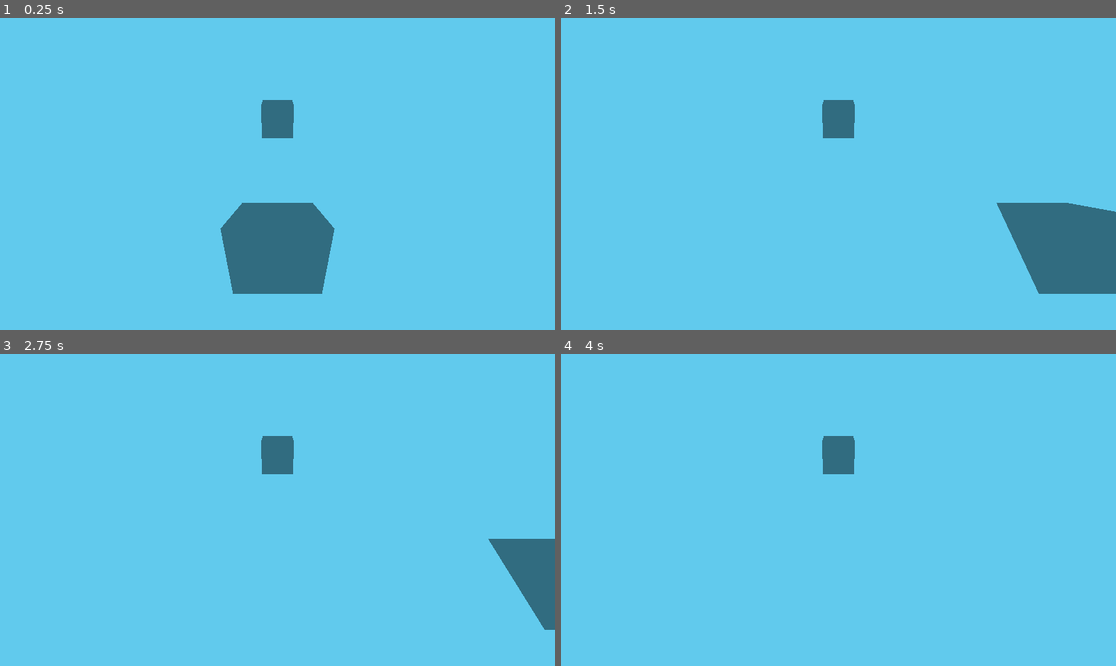
Above: before the commit, frames 1-4 (two rows, left to right).
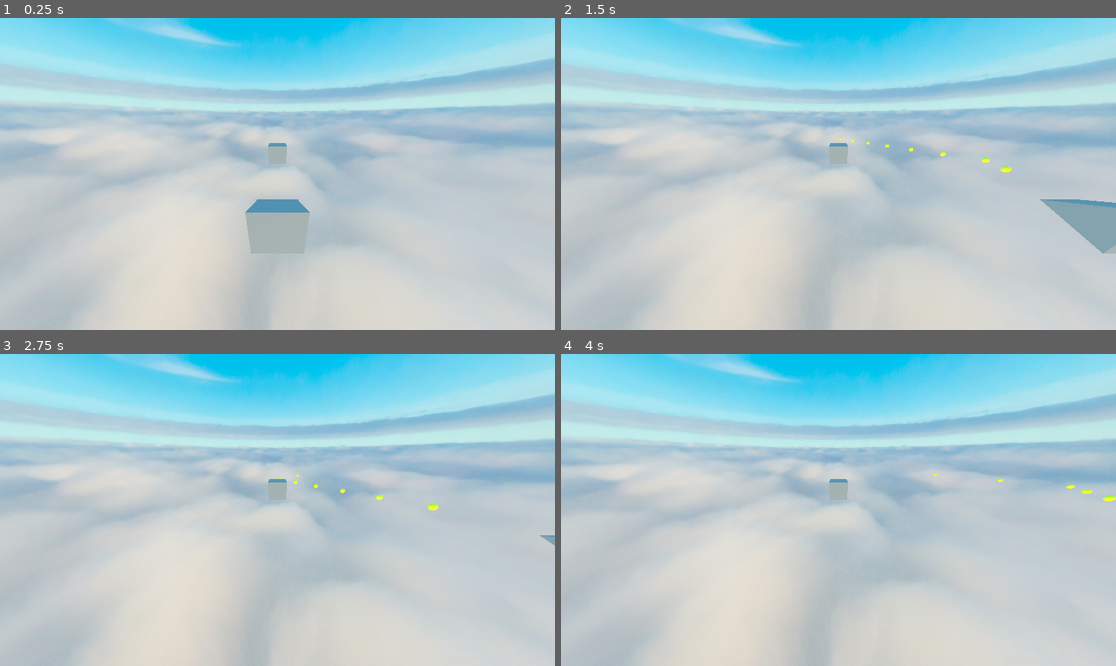
Above: after the commit, the same moments.

Repository: TimurBysky/fighter_arcade
Game: Godot game, scene res://level.tscn
Same seed, same stepped clock (60 frames per second), same inputs: the game is played once before the commit and once after it.
Inputs:
- Up to frame 1 (0.25 s): no input
- Up to frame 2 (1.5 s): tap Enter at 0.5 s; hold Right (ui_right) 0.53-1.28 s; hold Space 0.53-1.28 s; hold Left (ui_left) from 1.28 s (still down); tap Space at 1.35 s
- Up to frame 3 (2.75 s): tap Space at 1.52, 1.82 s; release Left (ui_left) at 2.03 s; hold Right (ui_right) from 2.03 s (still down); hold Space from 2.03 s (still down)
- Up to frame 4 (4 s): release Space at 2.78 s; tap Space at 2.85, 3.02, 3.32 s; release Right (ui_right) at 3.53 s; hold Left (ui_left) from 3.53 s (still down); hold Space from 3.53 s (still down)

The runs differ from the first frame. In frame 1, 93% of the frame differs, in the area x 0-100%, y 0-100%; in frame 2, 93%; in frame 3, 93%; in frame 4, 93%.

Commit message:
Работа над камерой

Diff:
--- a/fighter.gd
+++ b/fighter.gd
@@ -1,9 +1,13 @@
 extends Node3D
 @onready var fighter = $CharacterBody3D
+@onready var tracer =  preload("res://tracer.tscn")
+
 @export var speed = 5.0
+@export var fire_rate = 0.1  # Секунд между выстрелами
+var can_shoot = true
 
 func _ready() -> void:
-	pass
+	fighter.collision_layer = 1
 
 
 
@@ -16,3 +20,18 @@
 	fighter.velocity = movement
 
 	fighter.move_and_slide()
+
+	if Input.is_key_pressed(KEY_SPACE) and can_shoot:
+			shoot()
+
+func shoot():
+	can_shoot = false
+
+	var instance = tracer.instantiate()
+	add_child(instance)
+	instance.global_position = fighter.global_position + Vector3(-1,0,0)
+	# Автоматическое удаление трассера
+
+	# Задержка перед следующим выстрелом
+	await get_tree().create_timer(fire_rate).timeout
+	can_shoot = true
--- a/fighter.tscn
+++ b/fighter.tscn
@@ -23,4 +23,5 @@
 shape = SubResource("CapsuleShape3D_efvb3")
 
 [node name="Camera3D" type="Camera3D" parent="." unique_id=1195417779]
-transform = Transform3D(2.1956046e-08, -0.50229573, 0.8646959, -3.7797058e-08, 0.8646959, 0.50229573, -1, -4.371139e-08, 1.7763568e-15, 1.7988384, 1.8087938, 0)
+transform = Transform3D(1.8126126e-08, -0.41467735, 0.9099685, -3.9775983e-08, 0.9099685, 0.41467735, -1, -4.3711385e-08, 3.5527137e-15, 1.934026, 1.8087938, 0)
+fov = 105.0
--- a/level.tscn
+++ b/level.tscn
@@ -1,14 +1,20 @@
 [gd_scene format=3 uid="uid://7105ohynf88f"]
 
 [ext_resource type="PackedScene" uid="uid://h5myw6qoksxo" path="res://fighter.tscn" id="1_u52ul"]
+[ext_resource type="Texture2D" uid="uid://eevr2ptql1bj" path="res://Assets/weather-top-white-heaven-view.jpg" id="1_vonw3"]
+
+[sub_resource type="PanoramaSkyMaterial" id="PanoramaSkyMaterial_oi3di"]
+panorama = ExtResource("1_vonw3")
+energy_multiplier = 0.8
 
 [sub_resource type="Sky" id="Sky_vonw3"]
+sky_material = SubResource("PanoramaSkyMaterial_oi3di")
 
 [sub_resource type="Environment" id="Environment_oi3di"]
-background_mode = 1
-background_color = Color(0.3810549, 0.79293424, 0.9274085, 1)
+background_mode = 2
+background_color = Color(0.38039216, 0.7921569, 0.9254902, 1)
 sky = SubResource("Sky_vonw3")
-ambient_light_energy = 0.0
+tonemap_exposure = 1.88
 
 [sub_resource type="BoxMesh" id="BoxMesh_u52ul"]
 
@@ -18,6 +24,7 @@
 environment = SubResource("Environment_oi3di")
 
 [node name="Fighter" parent="." unique_id=760376573 instance=ExtResource("1_u52ul")]
+speed = 10.0
 
 [node name="MeshInstance3D" type="MeshInstance3D" parent="." unique_id=1960587753]
 transform = Transform3D(1, 0, 0, 0, 1, 0, 0, 0, 1, -5, 0, 0)
--- a/project.godot
+++ b/project.godot
@@ -15,6 +15,10 @@
 config/features=PackedStringArray("4.6", "GL Compatibility")
 config/icon="res://icon.svg"
 
+[display]
+
+window/size/always_on_top=true
+
 [physics]
 
 3d/physics_engine="Jolt Physics"
--- /dev/null
+++ b/tracer.gd
@@ -0,0 +1,18 @@
+extends Node3D
+@onready var tracer = $CharacterBody3D
+
+@export var speed = 10.0
+
+# Called when the node enters the scene tree for the first time.
+func _ready() -> void:
+	tracer.collision_layer = 2
+	tracer.collision_mask = 3
+	await get_tree().create_timer(1.0).timeout
+	queue_free()
+
+func _process(delta: float) -> void:
+	var movement = Vector3.ZERO
+	movement.x = -speed
+	tracer.velocity = movement
+
+	tracer.move_and_slide()
--- /dev/null
+++ b/tracer.tscn
@@ -0,0 +1,26 @@
+[gd_scene format=3 uid="uid://cd5unft7w2kw8"]
+
+[ext_resource type="Script" uid="uid://co0ql2llo7o1n" path="res://tracer.gd" id="1_yt2qg"]
+
+[sub_resource type="StandardMaterial3D" id="StandardMaterial3D_w1njn"]
+albedo_color = Color(1, 1, 0.10980392, 1)
+grow_amount = 1.73
+
+[sub_resource type="SphereMesh" id="SphereMesh_yt2qg"]
+material = SubResource("StandardMaterial3D_w1njn")
+
+[sub_resource type="SphereShape3D" id="SphereShape3D_yt2qg"]
+radius = 0.2662933
+
+[node name="Tracer" type="Node3D" unique_id=1777471890]
+script = ExtResource("1_yt2qg")
+
+[node name="CharacterBody3D" type="CharacterBody3D" parent="." unique_id=1940251743]
+motion_mode = 1
+
+[node name="MeshInstance3D" type="MeshInstance3D" parent="CharacterBody3D" unique_id=1620450578]
+transform = Transform3D(0.25, 0, 0, 0, 0.25, 0, 0, 0, 0.25, 0, 0, 0)
+mesh = SubResource("SphereMesh_yt2qg")
+
+[node name="CollisionShape3D" type="CollisionShape3D" parent="CharacterBody3D" unique_id=215218920]
+shape = SubResource("SphereShape3D_yt2qg")
Binary file added: Assets/beautiful-aerial-shot-breathtaking-clouds-amazing-blue-sky-up.jpg
Not shown, added: Assets/beautiful-aerial-shot-breathtaking-clouds-amazing-blue-sky-up.jpg.import
Binary file added: Assets/weather-top-white-heaven-view.jpg
Not shown, added: Assets/weather-top-white-heaven-view.jpg.import
Not shown, added: tracer.gd.uid
